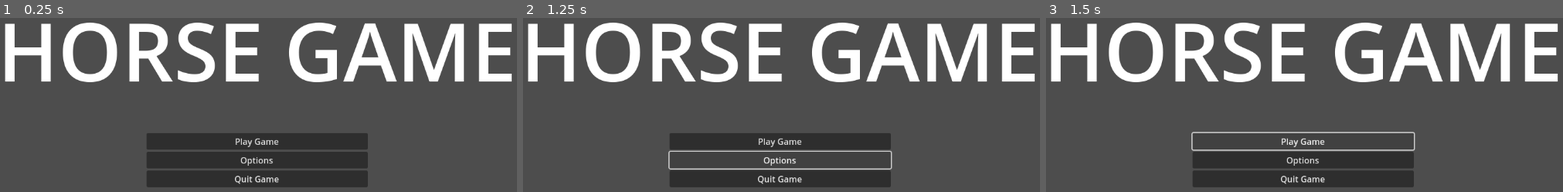
Above: before the commit, frames 1-3 (left to right).
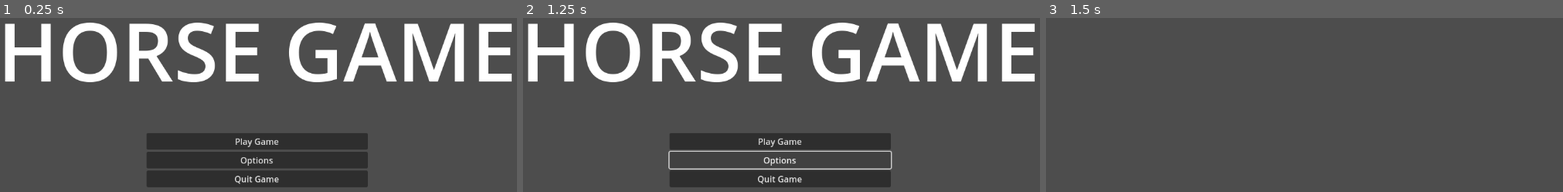
Above: after the commit, the same moments.

Repository: AndyHTML2012/HorseSoccer
Game: Godot game, scene res://Levels/MainMenu.tscn
Two runs of this game, one before a commit and one after it. Both use one fixed random seed, a clock stepped at 60 frames per second and the inputs below.
Inputs:
- Up to frame 1 (0.25 s): no input
- Up to frame 2 (1.25 s): click "Options" at 0.5 s
- Up to frame 3 (1.5 s): click "Play Game" at 1.25 s

Frames 1-2 are identical in both runs. In frame 3, 23% of the frame differs, in the area x 0-100%, y 2-98%.

Commit message:
Changes to MainMenu ~ Andres

Diff:
--- a/HorseSoccer/Levels/MainMenu.tscn
+++ b/HorseSoccer/Levels/MainMenu.tscn
@@ -1,12 +1,15 @@
-[gd_scene format=3 uid="uid://beavlshxj4dv7"]
+[gd_scene load_steps=2 format=3 uid="uid://beavlshxj4dv7"]
 
-[node name="Menu" type="Control"]
+[ext_resource type="Script" path="res://UI/MainMenu.gd" id="1_vxn2i"]
+
+[node name="MainMenu" type="Control"]
 layout_mode = 3
 anchors_preset = 15
 anchor_right = 1.0
 anchor_bottom = 1.0
 grow_horizontal = 2
 grow_vertical = 2
+script = ExtResource("1_vxn2i")
 
 [node name="VBoxContainer" type="VBoxContainer" parent="."]
 layout_mode = 1
@@ -48,3 +51,7 @@
 text = "HORSE GAME"
 horizontal_alignment = 1
 vertical_alignment = 1
+
+[connection signal="pressed" from="VBoxContainer/PlayButton" to="." method="_on_play_button_pressed"]
+[connection signal="pressed" from="VBoxContainer/OptionsButton" to="." method="_on_options_button_pressed"]
+[connection signal="pressed" from="VBoxContainer/QuitButton" to="." method="_on_quit_button_pressed"]
--- a/HorseSoccer/UI/MainMenu.gd
+++ b/HorseSoccer/UI/MainMenu.gd
@@ -1,5 +1,4 @@
-extends Node
-
+extends Control
 
 # Called when the node enters the scene tree for the first time.
 func _ready():
@@ -9,3 +8,15 @@
 # Called every frame. 'delta' is the elapsed time since the previous frame.
 func _process(delta):
 	pass
+
+
+func _on_play_button_pressed():
+	get_tree().change_scene_to_file("res://Levels/Test3DLevel.tscn")
+
+
+func _on_options_button_pressed():
+	pass # Replace with function body.
+
+
+func _on_quit_button_pressed():
+	get_tree().quit()
